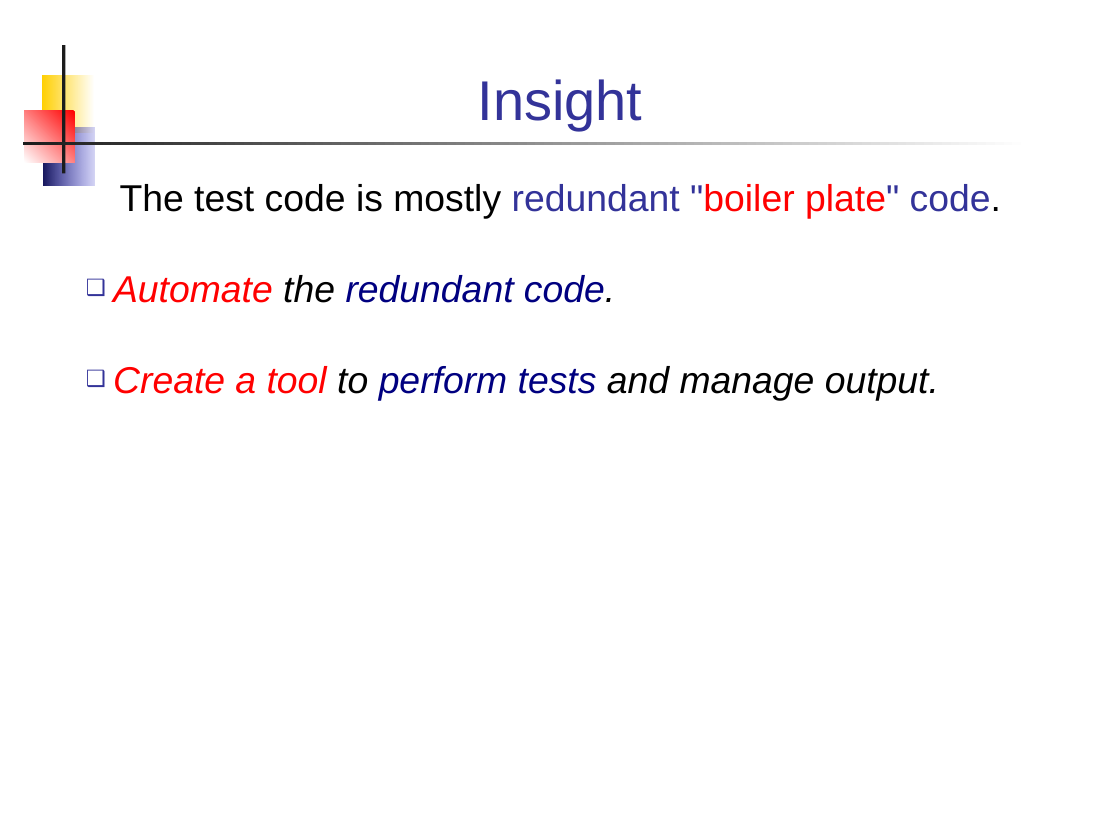
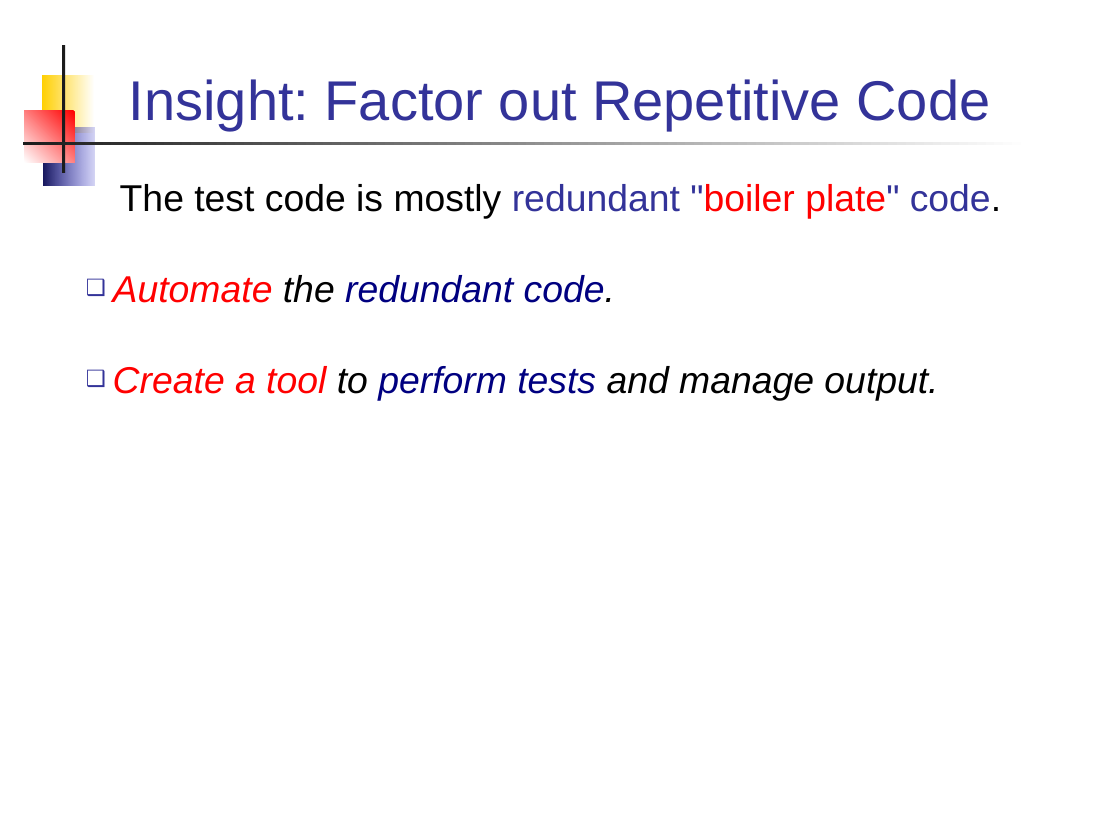
Before and after one commit to skeoop/skeoop.github.io, a slide deck: slide 10 of week10/UnitTesting.ppt (slide 11 before the commit). Drawn at 1120x840 pixels with LibreOffice and Linux fonts; fonts in the diff are those of the drawing. Boxes give left, top, right and bottom in pixels: in the first picture for what was removed or moved away, otherwise in the second. Text is boxed around its words. In the diff, an @@ line names an element or a change of style, - is before the commit and + after.

```diff
--- a/week10/UnitTesting.ppt
+++ b/week10/UnitTesting.ppt
@@ title at (x1=129, y1=79, x2=991, y2=130): text changed @@
-Insight
+Insight: Factor out Repetitive Code
```
Also in this commit, not shown: 13 other slides changed, 4 slides added, 5 slides removed, 4 other files.
